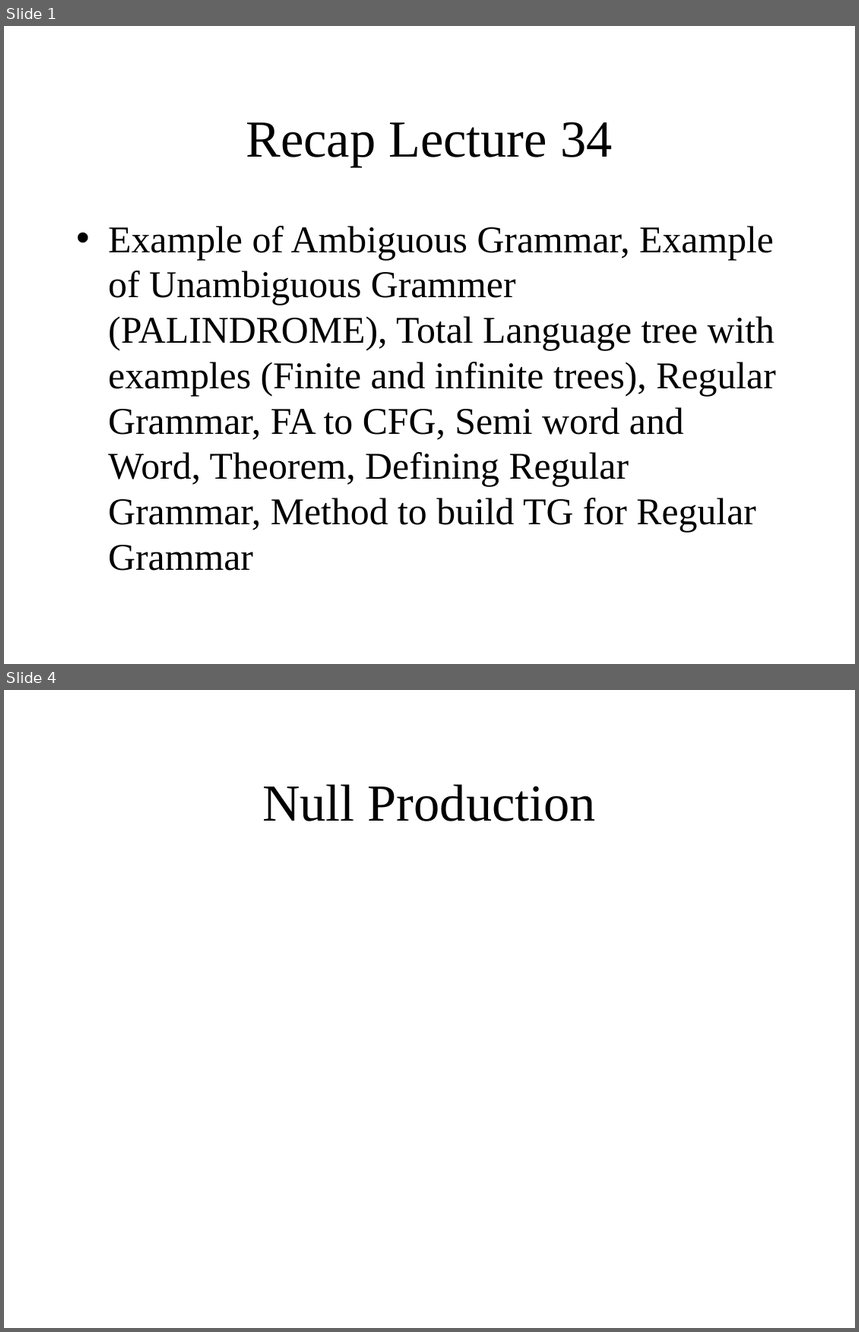
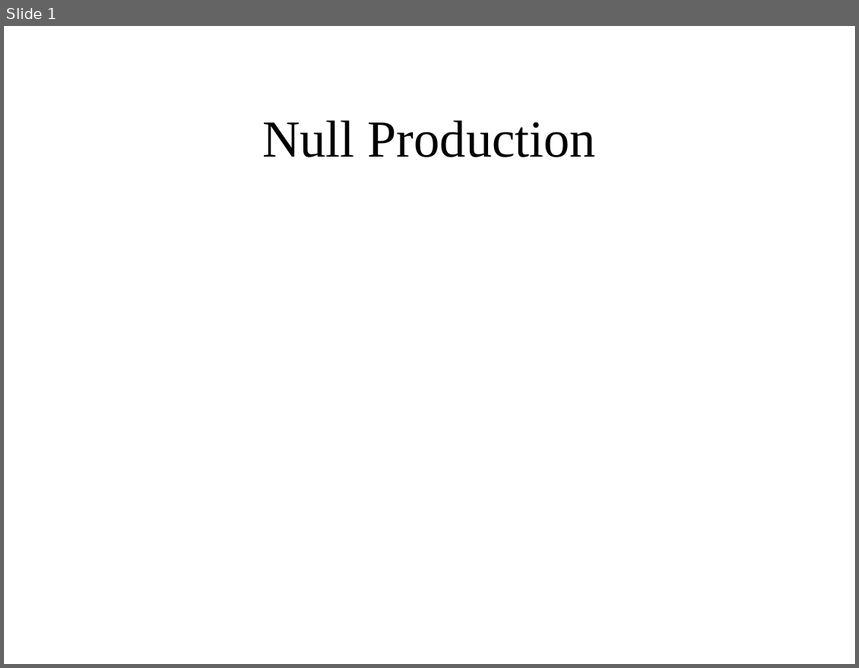
Before and after one commit to bamboat3/toa, a slide deck: Lesson 35.pptx. Shown one above the other, each under a label of ours: slides 1 and 4 before the commit, slide 1 after it; the slides between them are not shown. The pictures are 859x1332 and 859x668 pixels, drawn with LibreOffice and Linux fonts; fonts in the diff are those of the drawing; grey boxes stand for pictures. Boxes give left, top, right and bottom in pixels: in the first picture for what was removed or moved away, otherwise in the second. Text is boxed around its words. In the diff, an @@ line names an element or a change of style, - is before the commit and + after.

```diff
--- a/Lesson 35.pptx
+++ b/Lesson 35.pptx
@@ slide 1 removed at (x1=4, y1=26, x2=855, y2=664), background #FFFFFF @@
@@ title removed at (x1=246, y1=122, x2=612, y2=167) @@
-Recap Lecture 34
@@ text removed at (x1=108, y1=226, x2=775, y2=571) @@
-• Example of Ambiguous Grammar, Example of Unambiguous Grammer (PALINDROME), Total Language tree with examples (Finite and infinite trees), Regular Grammar, FA to CFG, Semi word and Word, Theorem, Defining Regular Grammar, Method to build TG for Regular Grammar
@@ what was slide 4 is now slide 1 @@
```
Also in this commit, not shown: 3 slides added, 2 other slides removed.
